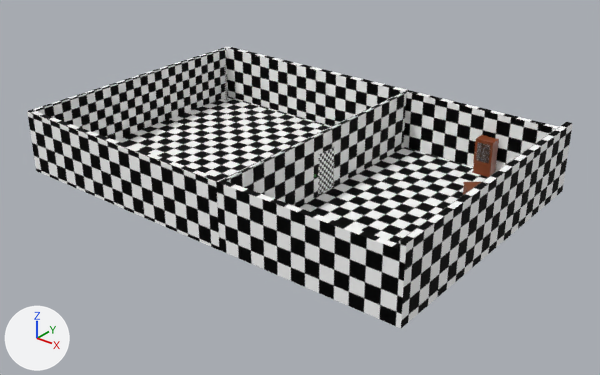
What one commit did to the Blender file games/silvershottools/environment_testbed/modeling/testbed_map_a.blend.
One viewpoint serves both versions: a 50 mm lens placed at (48.0, -43.5, 26.6), pointed at (13.7, -0.6, 0.0). The lights are fixed; the arrows at lower left show +X, +Y and +Z. The picture after the commit comes second.

The first picture shows 'DOOR_a', 'back_wall', 'map_static' and 5 more.
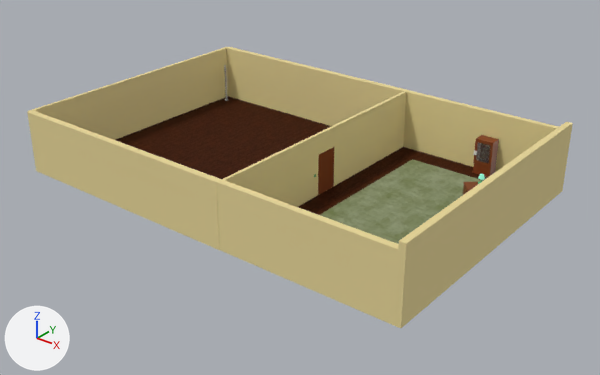
Changed parts and their boxes (x1, y1, x2, y2) in the pictures (600 x 375 px):
'back_wall', recoloured, surface changed: (28, 47, 228, 140) in both
'DOOR_a', recoloured (grey to brown): (318, 147, 334, 195) in both
part 1 of me_plane, reshaped: (298, 147, 488, 244) in both
part 2 of me_plane, recoloured: (27, 47, 573, 328) in both

Patch to the scene script:
```diff
--- a/games/silvershottools/environment_testbed/modeling/testbed_map_a.blend.py
+++ b/games/silvershottools/environment_testbed/modeling/testbed_map_a.blend.py
@@ img_map_static_png @@
+img_map_static_png = load_image('map_static.png', '_unpacked/map_static.png', 1024, 1024, 'sRGB')
@@ mat_map_static @@
+mat_map_static = principled_material('map_static')
+mat_map_static.texture = img_map_static_png
+mat_map_static.roughness = 0.775
+mat_map_static.specular_ior_level = 0.1
@@ me_plane @@
 # used by ob_map_static; location = (10.5, 0.0, 0.0); rotation_euler = (0.0, 0.0, 3.142), in degrees (0, 0, 180)
 # verts and faces of me_plane; kept vertices keep their numbers, new ones are numbered from 105
 # before: 82 (-5.1, 10.4, 0.1), 83 (-17.9, 10.4, 0.1), 84 (-17.9, -10.4, 0.1), 85 (-5.1, -10.4, 0.1) at pixel (403, 146), 86 (-5.1, -0.9, 0.1) at pixel (333, 186)
 # before: 88 (-5.1, 0.9, 0.1) at pixel (318, 195)
-me_plane.from_pydata(...)  # 105 vertices, 97 faces; spans x -18.4..14.4, y -10.9..10.9, z 0.0..5.3
+me_plane.from_pydata(...)  # 109 vertices, 99 faces; spans x -18.4..14.4, y -10.9..10.9, z 0.0..5.3
+# me_plane part 1
+delete_faces([(82, 83, 84, 85, 86, 88)])
+verts[105] = (-7.0, -8.7, 0.1)  # pixel (412, 159)
+verts[106] = (-7.0, 8.5, 0.1)
+verts[107] = (-16.3, 8.5, 0.1)
+verts[108] = (-16.3, -8.7, 0.1)
+faces += [(82, 106, 105, 108, 84, 85, 86, 88), (82, 83, 84, 108, 107, 106), (105, 106, 107, 108)]
+# me_plane part 2: 96 faces spanning x -18.4..14.4, y -10.9..10.9, z 0.0..5.3 switch from mat_material_001 (picture img_checkerboard_png) to mat_map_static (picture img_map_static_png)
@@ me_cube_001 @@
 me_cube_001.from_pydata(...)  # 8 vertices, 6 faces; spans x -0.12..0.0, y -1.86..0.0, z 0.03..3.22
-me_cube_001.materials.append(mat_material_002)  # picture img_checkerboard_png
+me_cube_001.materials.append(mat_map_static)  # picture img_map_static_png
@@ me_cube_010 @@
 me_cube_010.from_pydata(...)  # 8 vertices, 6 faces; spans x -0.4..-0.2, y -11.8..9.7, z -4.9..-0.1
 # used by ob_back_wall; location = (-3.63, 1.02, 4.9)
-me_cube_010.materials.append(mat_material_001)  # picture img_checkerboard_png
+# me_cube_010 part 3: texture (UV) coordinates of 6 of 6 faces, centred in x -0.4..-0.2, y -11.8..9.7, z -4.9..-0.1, changed; they spanned u 0.14..0.34, v 0.29..0.71 and now span u 0.19..0.37, v 0.1..0.46
+me_cube_010.materials.append(mat_map_static)  # picture img_map_static_png
```
